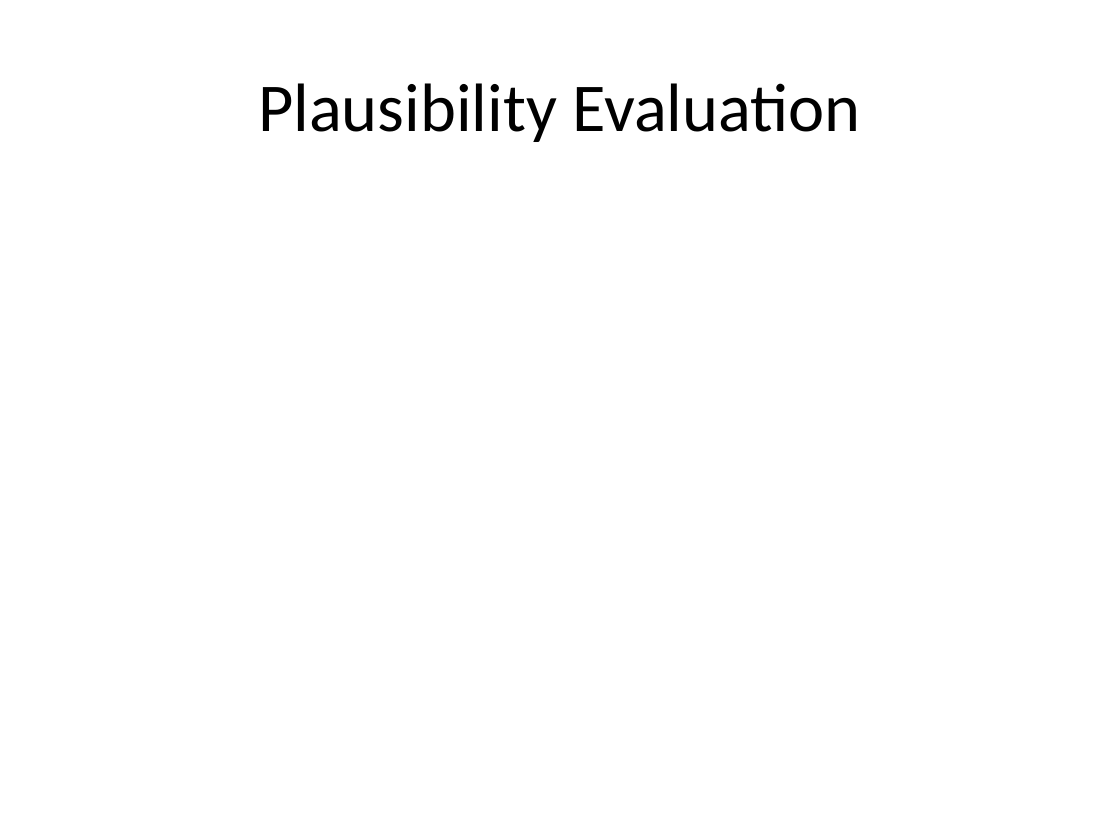
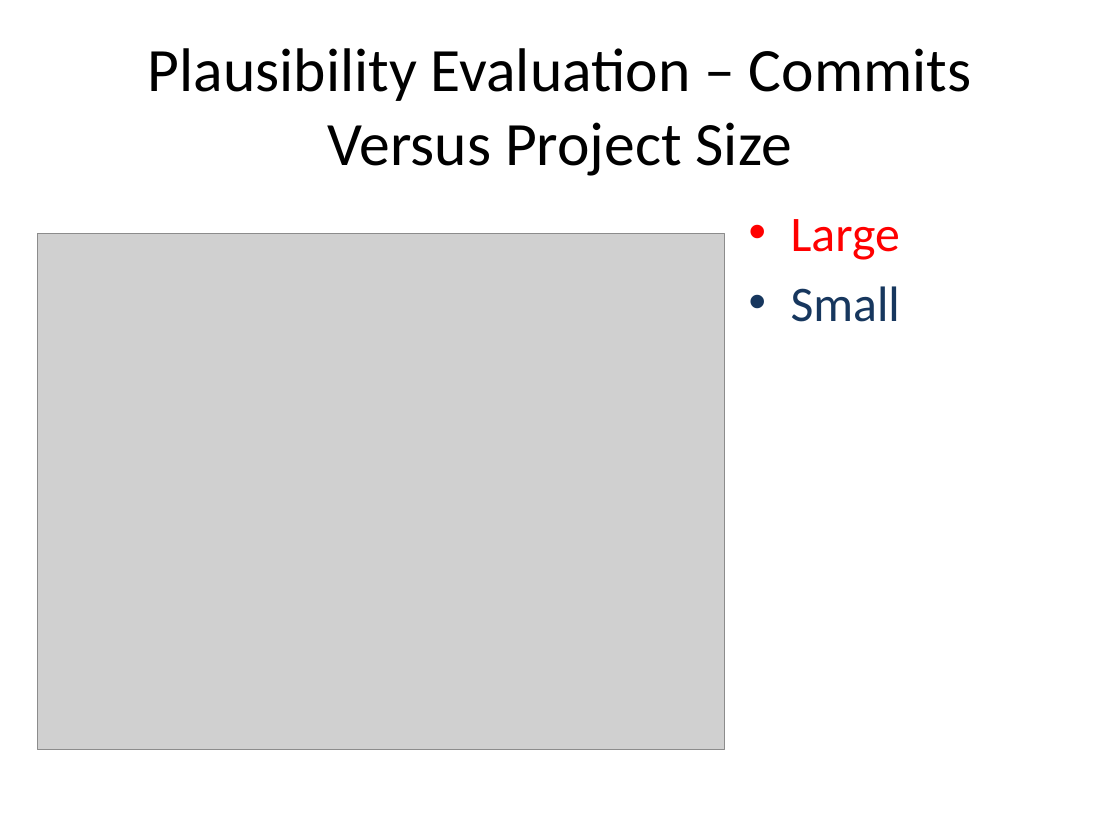
Before and after one commit to probablytom/fuzzi-moss-paper, a slide deck: slide 26 of Presentation.pptx (slide 23 before the commit). Drawn at 1120x840 pixels with LibreOffice and Linux fonts; fonts in the diff are those of the drawing; grey boxes stand for pictures. Boxes give left, top, right and bottom in pixels: in the first picture for what was removed or moved away, otherwise in the second. Text is boxed around its words. In the diff, an @@ line names an element or a change of style, - is before the commit and + after.

```diff
--- a/Presentation.pptx
+++ b/Presentation.pptx
@@ title at bbox=[148, 48, 971, 176]: text changed; size 44 to 39.6 pt @@
-Plausibility Evaluation
+Plausibility Evaluation – Commits Versus Project Size
@@ picture added at bbox=[37, 233, 725, 749] @@
@@ text added at bbox=[791, 219, 900, 322], 32 pt, text #FF0000 @@
+• Large
+• Small
```
Also in this commit, not shown: 10 other slides changed, 6 slides added, 1 slide removed.
